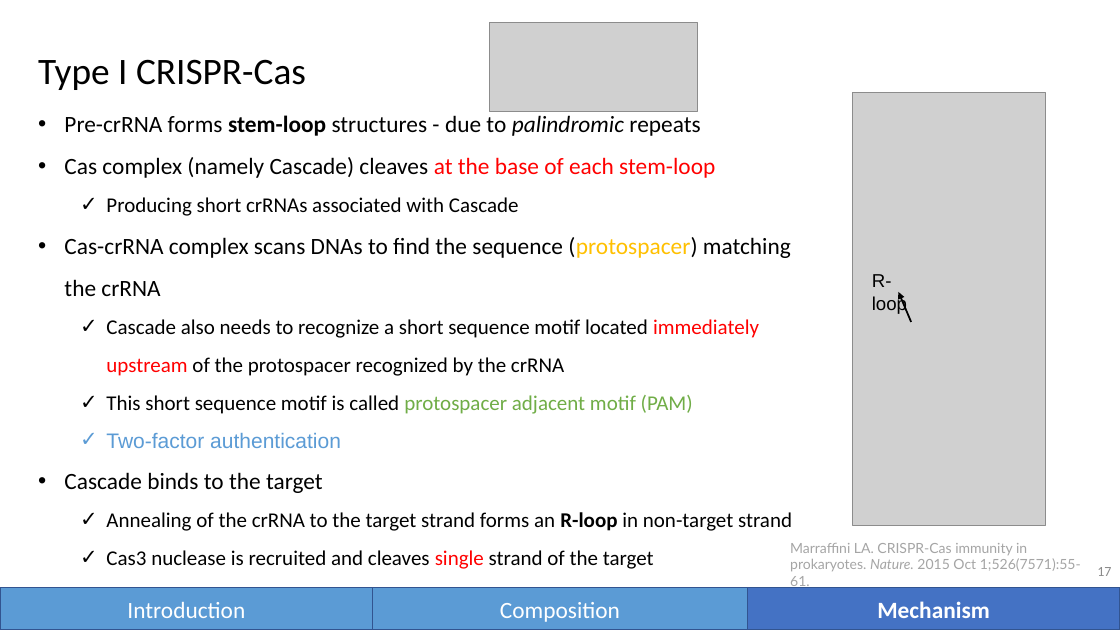
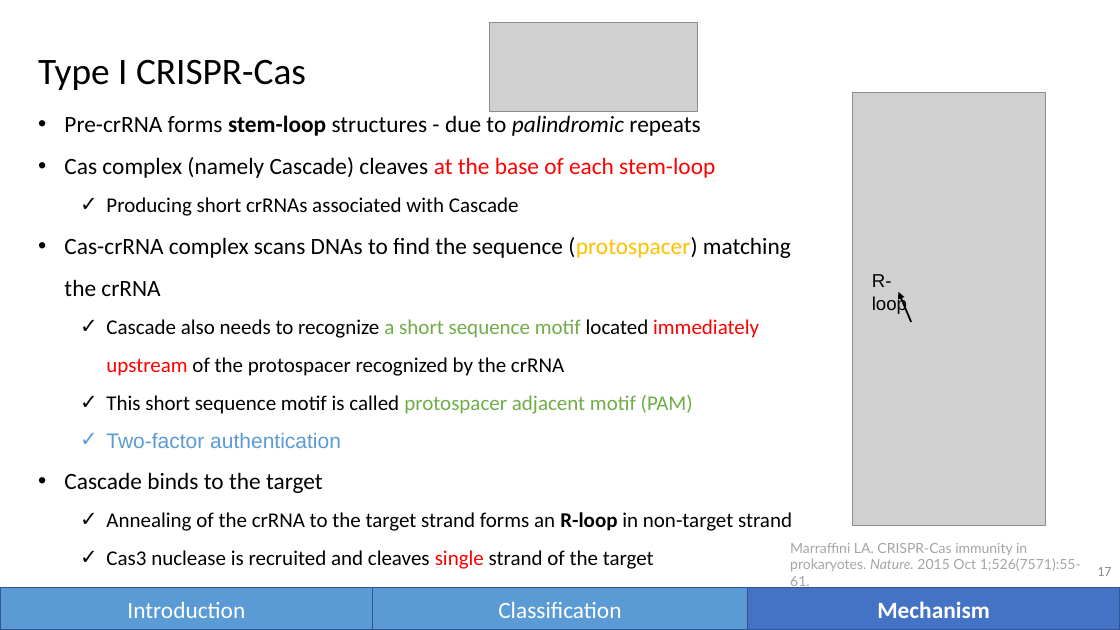
Before and after one commit to vwOvOwv/PKU-Undergraduate-Course, a slide deck: slide 17 of 遗传学讨论 (Seminar on Genetics)/topic4_genome_editing.pptx. Drawn at 1120x630 pixels with LibreOffice and Linux fonts; fonts in the diff are those of the drawing; grey boxes stand for pictures. Boxes give left, top, right and bottom in pixels: in the first picture for what was removed or moved away, otherwise in the second. Text is boxed around its words. In the diff, an @@ line names an element or a change of style, - is before the commit and + after.

```diff
--- a/遗传学讨论 (Seminar on Genetics)/topic4_genome_editing.pptx
+++ b/遗传学讨论 (Seminar on Genetics)/topic4_genome_editing.pptx
@@ text at (106,319,759,376): text colour #000000 to #70AD47 in "a short sequence motif" @@
@@ text in rectangle at (498,602,621,618): text changed @@
-Composition
+Classification
```
Also in this commit, not shown: 14 other slides changed.
